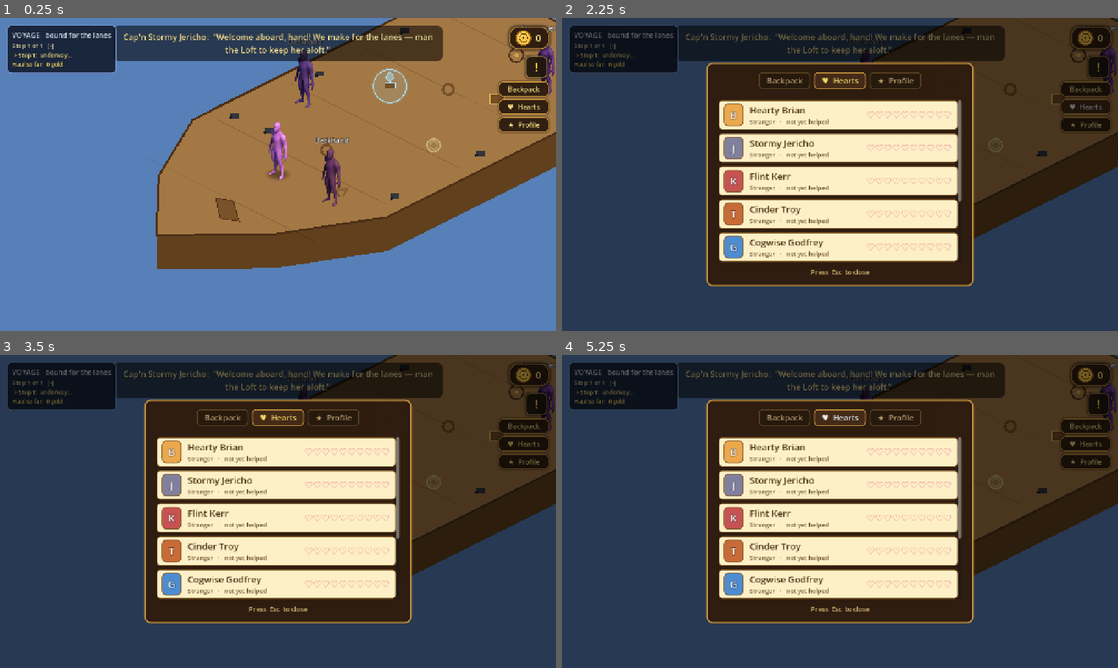
Above: before the commit, frames 1-4 (two rows, left to right).
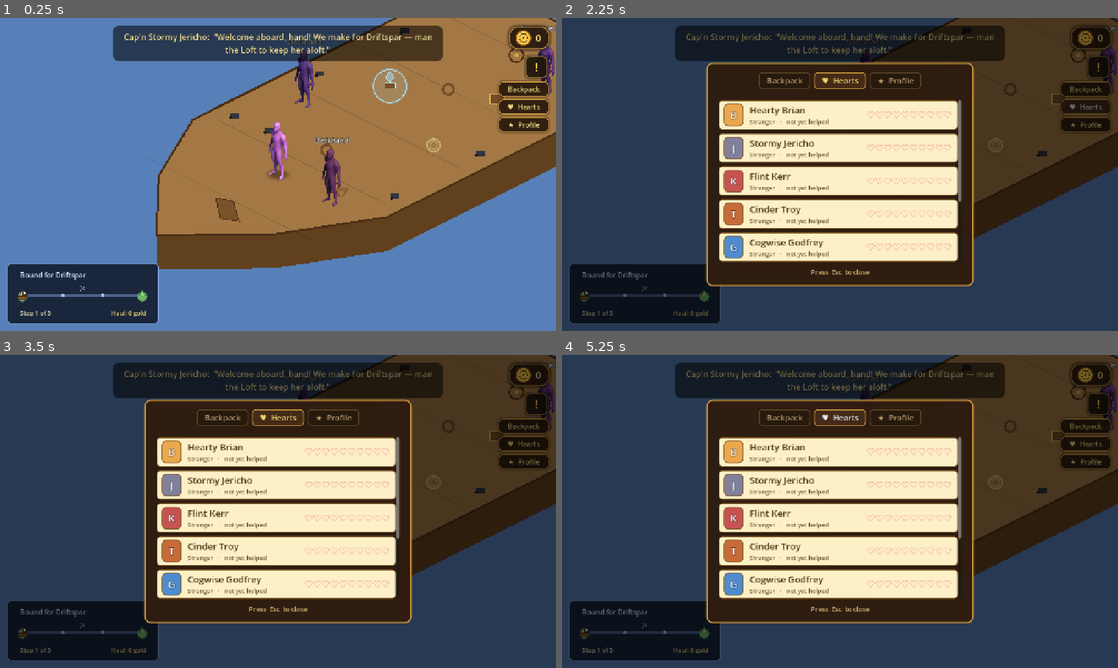
Above: after the commit, the same moments.

Repository: TairoyZone/shivaliva-shanty
Game: Godot game, scene res://levels/ship_deck/ship_deck.tscn
The game is run twice, just before and just after one commit, with the same random seed, the same clock (stepped at 60 frames per second) and the same inputs. This scene is started directly instead of the project's main scene.
Inputs:
- Up to frame 1 (0.25 s): no input
- Up to frame 2 (2.25 s): click "!" at 0.5 s; click "X" at 1.25 s; click "♥ Hearts" at 2 s
- Up to frame 3 (3.5 s): click "★ Profile" at 2.75 s
- Up to frame 4 (5.25 s): click "♥ Hearts" at 3.5 s; click "★ Profile" at 4.25 s; click "♥ Hearts" at 5 s

The runs differ from the first frame. In frame 1, 8.7% of the frame differs, in the area x 1-78%, y 2-98%; in frame 2, 7.8%; in frame 3, 7.8%; in frame 4, 7.8%.

Commit message:
feat(voyage): drawn route chart + encounter-driven Skirmish
Replaces the cramped ASCII text "chart" with a real YPP-style progress
ribbon, and makes boarding fights happen only on ENCOUNTERS (not every stop).

VoyageChart (new drawn component):
- A route line: HOME isle (left, muted) -> waypoint dots -> DESTINATION
  isle (right, vivid), with a little SLOOP that animates its hop forward
  along the line each time a stop clears (animate-everything).
- Crossed-swords mark on each encounter leg: green = beat 'em, orange =
  they fled, faint = still ahead.
- All procedural _draw() (no glyph/ASCII chrome); pinned bottom-left so it
  never collides with the captain banner or the [E] prompt.

Encounter-driven legs (ship_deck + voyages_board + PlayerState):
- pillage_encounters: one entry per leg, pre-rolled on Accept ("" = calm
  sailing, a foe name = a fight). ~half the legs, always >= 1 fight.
- You man the Loft every leg (keeps her aloft); a calm stretch banks modest
  salvage and sails on, an encounter ("a marine cutter off the bow!")
  triggers the boarding Skirmish. Distinct salvage vs booty payouts.
- Running ship_deck.tscn standalone seeds a demo 3-stop route so the chart
  shows its real self.

Adversarial review fixes (3-lens pass):
- resized.connect(queue_redraw) + a size guard so the chart never paints a
  degenerate (0,0) first frame (matches the other _draw Controls).
- _arrived() now drives the glow + interactables so a CALM final leg lands
  the highlight on the disembark plank, not the helm.

Co-Authored-By: Claude Opus 4.8 <noreply@anthropic.com>

Diff:
--- a/autoloads/player_state.gd
+++ b/autoloads/player_state.gd
@@ -253,7 +253,11 @@
 var pillage_destination_scene : String = ""
 var pillage_legs_total : int = 1
 var pillage_leg : int = 0
-var pillage_log : Array = []   # entries: {leg:int, won:bool, lift:int, gold:int}
+var pillage_log : Array = []   # entries: {leg:int, type:"fight"|"calm", won:bool, lift:int, gold:int}
+## One entry PER LEG, pre-rolled on Accept: "" = a calm sailing stretch (salvage only),
+## a non-empty FOE name (e.g. "a marine cutter") = an ENCOUNTER that triggers the boarding
+## Skirmish. So fights happen only when you MEET a ship, never on every stop.
+var pillage_encounters : Array = []
 
 ## Transient: the chosen Skirmish-duel opponent's NPC resource path. Set by the
 ## Spar post's challenge picker; consumed (and cleared) by SkirmishDuel on load.
--- /dev/null
+++ b/interface/voyage_chart/voyage_chart.gd
@@ -0,0 +1,188 @@
+## THE VOYAGE CHART — the YPP-style pillage progress ribbon shown on the [ShipDeck].
+## A drawn route: your HOME isle on the left, the DESTINATION island on the right,
+## waypoint nodes between, and a little SLOOP that sails along the line — animating its
+## hop forward each time a stop is cleared ([[animate-everything-principle]]). Legs that
+## hold an ENCOUNTER carry a crossed-swords mark (green = beat 'em, orange = they fled,
+## faint = still ahead). Placeholder-first procedural _draw() art — no labels-as-chrome,
+## the only text is the destination name + the stop/haul tallies.
+class_name VoyageChart
+extends Control
+
+
+const TRACK_DIM : Color = Color(0.34, 0.42, 0.60, 0.85)
+const TRACK_LIT : Color = Color(0.62, 0.82, 1.0, 1.0)
+const WAYPOINT : Color = Color(0.66, 0.74, 0.88, 1.0)
+const ISLE : Color = Color(0.42, 0.70, 0.40, 1.0)
+const ISLE_PEAK : Color = Color(0.56, 0.82, 0.52, 1.0)
+const ISLE_EDGE : Color = Color(0.22, 0.42, 0.22, 1.0)
+## The HOME isle you set out from — a cooler, muted green (it's behind you now).
+const HOME_ISLE : Color = Color(0.50, 0.58, 0.50, 1.0)
+const HOME_PEAK : Color = Color(0.62, 0.70, 0.60, 1.0)
+const HULL_C : Color = Color(0.52, 0.34, 0.16, 1.0)
+const HULL_EDGE : Color = Color(0.30, 0.19, 0.09, 1.0)
+const SAIL_C : Color = Color(0.96, 0.94, 0.86, 1.0)
+const MAST_C : Color = Color(0.30, 0.19, 0.09, 1.0)
+const SWORD_PEND : Color = Color(0.60, 0.66, 0.78, 0.85)
+const SWORD_WON : Color = Color(0.55, 0.95, 0.58, 1.0)
+const SWORD_LOST : Color = Color(1.0, 0.74, 0.50, 1.0)
+const TEXT_DEST : Color = Color(0.88, 0.94, 1.0, 1.0)
+const TEXT_STOP : Color = Color(0.92, 0.90, 0.70, 1.0)
+const TEXT_HAUL : Color = Color(0.98, 0.86, 0.46, 1.0)
+
+const LM : float = 24.0          # left/right track margins
+const RM : float = 26.0
+const TRACK_Y : float = 62.0
+
+var _dest : String = ""
+var _total : int = 1
+var _done : int = 0
+var _log : Array = []
+var _encounters : Array = []
+var _haul : int = 0
+var _ship_t : float = 0.0        # animated 0..1 along the track (origin → destination)
+var _tw : Tween
+
+
+func _ready() -> void:
+
+	custom_minimum_size = Vector2(326.0, 116.0)
+	mouse_filter = Control.MOUSE_FILTER_IGNORE
+	clip_contents = true
+	# Repaint when the container finishes laying us out (matches the codebase's other
+	# size-dependent _draw Controls) — avoids a degenerate first frame at size (0,0).
+	resized.connect(queue_redraw)
+
+
+# Feed the live route. `animate` slides the sloop from the previous stop to `done`
+# (call it true only right after a leg resolves, so the hop is SHOWN, not popped).
+func set_route(dest: String, total: int, done: int, log: Array, encounters: Array,
+		haul: int, animate: bool) -> void:
+
+	_dest = dest
+	_total = maxi(1, total)
+	_done = done
+	_log = log
+	_encounters = encounters
+	_haul = haul
+	var target : float = clampf(float(done) / float(_total), 0.0, 1.0)
+	if _tw != null and _tw.is_valid():
+		_tw.kill()
+	if animate and done > 0 and is_inside_tree():
+		var from : float = clampf(float(done - 1) / float(_total), 0.0, 1.0)
+		_ship_t = from
+		_tw = create_tween()
+		_tw.tween_method(_set_ship_t, from, target, 0.55) \
+			.set_trans(Tween.TRANS_SINE).set_ease(Tween.EASE_IN_OUT)
+	else:
+		_ship_t = target
+	queue_redraw()
+
+
+func _set_ship_t(v: float) -> void:
+
+	_ship_t = v
+	queue_redraw()
+
+
+# This leg's logged report (or {} if not run yet).
+func _report(leg_i: int) -> Dictionary:
+
+	for r in _log:
+		if int(r.get("leg", -1)) == leg_i:
+			return r
+	return {}
+
+
+func _node_x(i: int) -> float:
+
+	var span : float = size.x - LM - RM
+	return LM + span * float(i) / float(_total)
+
+
+func _draw() -> void:
+
+	if size.x < LM + RM + 8.0:
+		return   # not laid out yet — skip a degenerate (negative-span) frame
+	var font : Font = get_theme_default_font()
+	var x0 : float = LM
+	var ship_x : float = LM + (size.x - LM - RM) * _ship_t
+
+	# Header: where we're bound.
+	if font != null:
+		draw_string(font, Vector2(LM - 6.0, 22.0), "Bound for %s" % _dest,
+			HORIZONTAL_ALIGNMENT_LEFT, -1, 16, TEXT_DEST)
+
+	# The route track — dim ahead, bright behind the sloop.
+	draw_line(Vector2(x0, TRACK_Y), Vector2(size.x - RM, TRACK_Y), TRACK_DIM, 4.0)
+	draw_line(Vector2(x0, TRACK_Y), Vector2(ship_x, TRACK_Y), TRACK_LIT, 4.0)
+
+	# Per-leg encounter marks (crossed swords) at each leg's midpoint above the line.
+	for i in _total:
+		var enc : bool = _is_encounter(i)
+		if not enc:
+			continue
+		var mx : float = (_node_x(i) + _node_x(i + 1)) * 0.5
+		var col : Color = SWORD_PEND
+		var rep : Dictionary = _report(i)
+		if not rep.is_empty():
+			col = SWORD_WON if bool(rep.get("won", false)) else SWORD_LOST
+		_draw_swords(Vector2(mx, TRACK_Y - 16.0), col)
+
+	# Nodes: HOME isle (left, muted) · waypoint dots · DESTINATION isle (right, vivid).
+	_draw_island(Vector2(_node_x(0), TRACK_Y), HOME_ISLE, HOME_PEAK)
+	for i in range(1, _total):
+		draw_circle(Vector2(_node_x(i), TRACK_Y), 4.0, WAYPOINT)
+	_draw_island(Vector2(_node_x(_total), TRACK_Y), ISLE, ISLE_PEAK)
+
+	# The sloop, sailing the line (drawn last so it rides on top).
+	_draw_ship(Vector2(ship_x, TRACK_Y))
+
+	# Footer: stop tally (left) + haul (right).
+	if font != null:
+		var arrived : bool = _done >= _total
+		var stop_txt : String = "Arrived!" if arrived \
+			else "Stop %d of %d" % [mini(_done + 1, _total), _total]
+		draw_string(font, Vector2(LM - 6.0, size.y - 8.0), stop_txt,
+			HORIZONTAL_ALIGNMENT_LEFT, -1, 14, TEXT_STOP)
+		var haul_txt : String = "Haul: %d gold" % _haul
+		draw_string(font, Vector2(0.0, size.y - 8.0), haul_txt,
+			HORIZONTAL_ALIGNMENT_RIGHT, size.x - RM + 8.0, 14, TEXT_HAUL)
+
+
+func _is_encounter(leg_i: int) -> bool:
+
+	if leg_i >= 0 and leg_i < _encounters.size():
+		return String(_encounters[leg_i]) != ""
+	return false
+
+
+func _draw_swords(c: Vector2, col: Color) -> void:
+
+	draw_line(c + Vector2(-5.0, -5.0), c + Vector2(5.0, 5.0), col, 2.0)
+	draw_line(c + Vector2(5.0, -5.0), c + Vector2(-5.0, 5.0), col, 2.0)
+
+
+func _draw_island(c: Vector2, base: Color, peak_col: Color) -> void:
+
+	# A little landmass with a peak — both ends of the route are islands (home + destination).
+	draw_circle(c + Vector2(0.0, 3.0), 11.0, base)
+	draw_arc(c + Vector2(0.0, 3.0), 11.0, 0.0, TAU, 24, ISLE_EDGE, 1.6)
+	var peak : PackedVector2Array = PackedVector2Array([
+		c + Vector2(-7.0, 1.0), c + Vector2(0.0, -13.0), c + Vector2(7.0, 1.0)])
+	draw_colored_polygon(peak, peak_col)
+	draw_polyline(peak, ISLE_EDGE, 1.4)
+
+
+func _draw_ship(c: Vector2) -> void:
+
+	# Hull (a small boat), a mast, and a sail bellied toward travel (rightward).
+	var hull : PackedVector2Array = PackedVector2Array([
+		c + Vector2(-11.0, 1.0), c + Vector2(11.0, 1.0),
+		c + Vector2(7.0, 9.0), c + Vector2(-7.0, 9.0)])
+	draw_colored_polygon(hull, HULL_C)
+	draw_polyline(hull + PackedVector2Array([hull[0]]), HULL_EDGE, 1.4)
+	draw_line(c + Vector2(0.0, 1.0), c + Vector2(0.0, -13.0), MAST_C, 2.0)
+	var sail : PackedVector2Array = PackedVector2Array([
+		c + Vector2(1.0, -12.0), c + Vector2(11.0, -1.0), c + Vector2(1.0, -1.0)])
+	draw_colored_polygon(sail, SAIL_C)
+	draw_polyline(sail + PackedVector2Array([sail[0]]), HULL_EDGE, 1.0)
--- a/interface/voyages_board/voyages_board.gd
+++ b/interface/voyages_board/voyages_board.gd
@@ -18,6 +18,28 @@
 ## Direct paid passage to the nearest island (skips the pillage) — the "fare" alternative to
 ## jobbing a crew. Cheap: it's just a ride, where pillaging EARNS gold.
 const FARE_GOLD : int = 20
+## Sky-foes you might MEET en route. A pillage only fights when you ENCOUNTER a ship — most
+## stretches are calm sailing — so the encounters are pre-rolled here per offer (~half the
+## legs, always at least one) and shown on the deck's voyage chart.
+const FOES : Array = ["a sky-brigand sloop", "a marine cutter", "a band of sky-marauders", "a corsair brig"]
+const ENCOUNTER_CHANCE : float = 0.5
+
+
+# Roll which legs hold an encounter: "" = calm, a foe name = a fight. At least one fight
+# per voyage (else the run has no boarding at all).
+func _roll_encounters(legs: int) -> Array:
+
+	var enc : Array = []
+	var any : bool = false
+	for i in legs:
+		if randf() < ENCOUNTER_CHANCE:
+			enc.append(FOES[randi() % FOES.size()])
+			any = true
+		else:
+			enc.append("")
+	if not any and legs > 0:
+		enc[legs - 1] = FOES[randi() % FOES.size()]
+	return enc
 
 
 # The nearest OTHER island from where the player launched (the helm stored that in
@@ -138,10 +160,16 @@
 		crew["destination"] = dest["name"]
 		crew["dest_scene"] = dest["scene"]
 		crew["legs"] = LEGS_MIN + randi() % (LEGS_MAX - LEGS_MIN + 1)
+		crew["encounters"] = _roll_encounters(int(crew["legs"]))
+	var fights : int = 0
+	for e in crew["encounters"]:
+		if String(e) != "":
+			fights += 1
 	_content.add_child(_make_title("JOBBING INVITE"))
 	_content.add_child(_make_caption(
-		"%s has offered ye a temporary jobbing position with '%s' aboard the %s — a run to %s (%d stops) for a %d%% cut of the booty." % [
-		crew["captain"], crew["crew"], crew["ship"], String(crew["destination"]), int(crew["legs"]), int(crew["cut"])]))
+		"%s has offered ye a temporary jobbing position with '%s' aboard the %s — a run to %s (%d stops, ~%d likely scrap%s) for a %d%% cut of the booty." % [
+		crew["captain"], crew["crew"], crew["ship"], String(crew["destination"]),
+		int(crew["legs"]), fights, "" if fights == 1 else "s", int(crew["cut"])]))
 	var accept : Button = _make_button("Accept — board the ship", Color(0.80, 1.0, 0.66, 1.0))
 	accept.pressed.connect(_on_accept.bind(crew))
 	_content.add_child(accept)
@@ -159,6 +187,7 @@
 	PlayerState.pillage_destination = String(crew.get("destination", "Driftspar"))
 	PlayerState.pillage_destination_scene = String(crew.get("dest_scene", ""))
 	PlayerState.pillage_legs_total = int(crew.get("legs", 3))
+	PlayerState.pillage_encounters = crew.get("encounters", [])
 	PlayerState.pillage_leg = 0
 	PlayerState.pillage_log = []
 	PlayerState.pillage_phase = 0
--- a/levels/ship_deck/ship_deck.gd
+++ b/levels/ship_deck/ship_deck.gd
@@ -32,6 +32,11 @@
 const BOOTY_LOSS_DIV : int = 14
 const BOOTY_LOSS_CAP : int = 24
 const SEED_CAP : int = 3
+## A CALM stretch (no ship met) pays only modest SALVAGE, scaled to how well you flew the
+## Loft — so calm legs still reward good sailing, but a fight is worth far more.
+const SALVAGE_PER_LIFT_DIV : int = 10
+const SALVAGE_MIN : int = 8
+const SALVAGE_CAP : int = 40
 
 ## Iso deck grid (tiles) + tile size (2:1, matching the iso Player). Big, so the
 ## Player is a small figure on a roomy deck (stations don't overlap).
@@ -78,7 +83,8 @@
 var _active : String = ""
 var _prompt : Label
 var _captain_label : Label
-var _chart_box : VBoxContainer   # the voyage chart's content (rebuilt by _refresh_chart)
+var _chart : VoyageChart         # the drawn voyage progress ribbon
+var _advanced_this_load : bool = false   # set when a leg resolves this load → animate the chart hop
 
 
 # Iso projection, centred so the deck middle sits on the world origin.
@@ -92,6 +98,7 @@
 func _ready() -> void:
 
 	pirate_spawn_position = _iso(SPAWN_G.x, SPAWN_G.y)
+	_seed_demo_route_if_unset()
 	super._ready()                 # spawns the Player under YSortNode2D (normal camera)
 	_add_hull_collision()
 	_add_crew()
@@ -100,13 +107,34 @@
 	queue_redraw()
 
 
+# Entered standalone (running ship_deck.tscn directly, with no route laid in at the
+# Voyages board)? Lay in a representative demo route so the chart + encounters still
+# show their real selves. A real jobbed voyage always arrives with legs_total >= 2.
+func _seed_demo_route_if_unset() -> void:
+
+	if PlayerState.pillage_legs_total > 1 or not PlayerState.pillage_destination.is_empty() \
+			or not PlayerState.pillage_log.is_empty():
+		return
+	PlayerState.pillage_destination = "Driftspar"
+	PlayerState.pillage_destination_scene = "res://levels/frontier_isle/frontier_isle.tscn"
+	PlayerState.pillage_legs_total = 3
+	PlayerState.pillage_leg = 0
+	PlayerState.pillage_log = []
+	PlayerState.pillage_encounters = ["", "a marine cutter", ""]
+
+
 # --- Pillage phase ----------------------------------------------------
 
 func _setup_phase() -> void:
 
 	match PlayerState.pillage_phase:
 		1:
-			_say("Brigand off the bow! To arms — get to the helm and board 'em!")
+			# Back from the Loft. If a ship's out there, sound the boarding; if the skies
+			# are clear, this was just a calm stretch — bank the salvage and sail on.
+			if _is_encounter_leg(PlayerState.pillage_leg):
+				_say("Sail ho — %s off the bow! Get to the helm and board 'em!" % _foe_name(PlayerState.pillage_leg))
+			else:
+				_resolve_calm()
 		2:
 			_resolve_boarding()
 		_:
@@ -117,6 +145,7 @@
 	_refresh_chart()
 
 
+# Back from the boarding Skirmish on an encounter leg → tally booty + report it.
 func _resolve_boarding() -> void:
 
 	var won : bool = PlayerState.last_skirmish_won
@@ -131,33 +160,37 @@
 		cut = clampi(lift / BOOTY_LOSS_DIV, 0, BOOTY_LOSS_CAP)
 	if cut > 0:
 		PlayerState.add_coins(cut)
-	# Log this stop's job report (drives the voyage chart), then sail on or arrive.
-	PlayerState.pillage_log.append({"leg": PlayerState.pillage_leg, "won": won, "lift": lift, "gold": cut})
+	var line : String = ("We sent 'em running — %d gold for the cut!" % cut) if won \
+		else ("They slipped our grapple — %d gold salvaged." % cut)
+	_finish_leg({"leg": PlayerState.pillage_leg, "type": "fight", "won": won, "lift": lift, "gold": cut}, line)
+
+
+# A calm stretch (no ship met) — bank modest salvage scaled to how well the Loft was flown.
+func _resolve_calm() -> void:
+
+	var lift : int = PlayerState.last_loft_lift
+	@warning_ignore("integer_division")
+	var cut : int = clampi(lift / SALVAGE_PER_LIFT_DIV, SALVAGE_MIN, SALVAGE_CAP)
+	if cut > 0:
+		PlayerState.add_coins(cut)
+	_finish_leg({"leg": PlayerState.pillage_leg, "type": "calm", "won": true, "lift": lift, "gold": cut},
+		"Clear skies — a fair stretch. %d gold in salvage." % cut)
+
+
+# Log this stop's report (drives the chart), then either sail on to the next leg or, if this
+# was the last stop, arrive at the destination island (a completed voyage → First Voyage).
+func _finish_leg(entry: Dictionary, outcome_line: String) -> void:
+
+	PlayerState.pillage_log.append(entry)
+	_advanced_this_load = true   # the chart should SHOW the sloop hop on this load
 	if PlayerState.pillage_leg >= PlayerState.pillage_legs_total - 1:
-		_arrive(won, cut)
+		PlayerState.frontier_unlocked = true
+		_say("%s  %s dead ahead — voyage's end! Total haul: %d gold. Take the plank to make port." % [
+			outcome_line, _destination(), _voyage_total_gold()])
 	else:
-		_advance_leg(won, cut)
-
-
-# A stop cleared with more route to run: roll on — the Loft goes live again for the next leg.
-func _advance_leg(won: bool, cut: int) -> void:
-
-	PlayerState.pillage_leg += 1
-	PlayerState.pillage_phase = 0
-	var outcome : String = ("We sent 'em running — %d gold for the cut!" % cut) if won \
-		else ("They slipped our grapple — %d gold salvaged." % cut)
-	_say("%s Next stretch toward %s — man the Loft, hand." % [outcome, _destination()])
-
-
-# Last stop done — the destination island is in sight. A maiden voyage completed (First
-# Voyage trophy). Take the plank to disembark THERE (not home).
-func _arrive(won: bool, cut: int) -> void:
-
-	PlayerState.frontier_unlocked = true
-	var outcome : String = ("We sent 'em running — %d gold!" % cut) if won \
-		else ("They slipped us — %d gold salvaged." % cut)
-	_say("%s %s dead ahead — voyage's end! Total haul: %d gold. Take the plank to make port." % [
-		outcome, _destination(), _voyage_total_gold()])
+		PlayerState.pillage_leg += 1
+		PlayerState.pillage_phase = 0
+		_say("%s  Next stretch toward %s — man the Loft, hand." % [outcome_line, _destination()])
 
 
 func _voyage_total_gold() -> int:
@@ -168,18 +201,32 @@
 	return t
 
 
-# This stop's logged report, or {} if it hasn't been run yet.
-func _leg_report(leg_i: int) -> Dictionary:
-
-	for r in PlayerState.pillage_log:
-		if int(r.get("leg", -1)) == leg_i:
-			return r
-	return {}
+# The whole route is run — the destination island is reached; only the plank remains.
+func _arrived() -> bool:
+
+	return PlayerState.pillage_log.size() >= PlayerState.pillage_legs_total
 
 
 func _destination() -> String:
 
 	return PlayerState.pillage_destination if not PlayerState.pillage_destination.is_empty() else "the lanes"
+
+
+# Does this leg hold an encounter (a ship to board)? "" in the pre-rolled list = calm sailing.
+func _is_encounter_leg(leg_i: int) -> bool:
+
+	var enc : Array = PlayerState.pillage_encounters
+	if leg_i >= 0 and leg_i < enc.size():
+		return String(enc[leg_i]) != ""
+	return false   # no roll (shouldn't happen on a real voyage) → treat as calm
+
+
+func _foe_name(leg_i: int) -> String:
+
+	var enc : Array = PlayerState.pillage_encounters
+	if leg_i >= 0 and leg_i < enc.size() and String(enc[leg_i]) != "":
+		return String(enc[leg_i])
+	return "a sky-brigand"
 
 
 # --- Interactions (self-contained: proximity + E) --------------------
@@ -228,9 +275,14 @@
 
 	# The plank (disembark) is ALWAYS available — you can leave the ship any time.
 	var plank : Array = ["plank", _iso(PLANK_G.x, PLANK_G.y)]
+	if _arrived():
+		return [plank]   # voyage's end — the plank is all that's left
 	match PlayerState.pillage_phase:
 		1:
-			return [["board", _iso(HELM_G.x, HELM_G.y)], plank]
+			# Only an encounter leg parks here with a ship to board (calm legs auto-resolve).
+			if _is_encounter_leg(PlayerState.pillage_leg):
+				return [["board", _iso(HELM_G.x, HELM_G.y)], plank]
+			return [plank]
 		2:
 			return [plank]
 		_:
@@ -273,7 +325,7 @@
 
 	PlayerState.pillage_phase = 0
 	# Finished the route → step off at the DESTINATION island; bailed mid-voyage → back home.
-	var arrived : bool = PlayerState.pillage_log.size() >= PlayerState.pillage_legs_total
+	var arrived : bool = _arrived()
 	var target : String = ""
 	if arrived and not PlayerState.pillage_destination_scene.is_empty():
 		target = PlayerState.pillage_destination_scene
@@ -343,14 +395,21 @@
 	cs.set_corner_radius_all(10)
 	cs.set_content_margin_all(12)
 	chart_panel.add_theme_stylebox_override("panel", cs)
+	# Pin to the BOTTOM-LEFT, clear of the captain banner (top) and the [E] prompt
+	# (bottom-centre). Auto-sizes to content, growing up/right from the corner.
+	chart_panel.anchor_left = 0.0
+	chart_panel.anchor_right = 0.0
+	chart_panel.anchor_top = 1.0
+	chart_panel.anchor_bottom = 1.0
+	chart_panel.grow_horizontal = Control.GROW_DIRECTION_END
+	chart_panel.grow_vertical = Control.GROW_DIRECTION_BEGIN
 	chart_panel.offset_left = 16.0
-	chart_panel.offset_top = 16.0
+	chart_panel.offset_bottom = -16.0
 	chart_panel.mouse_filter = Control.MOUSE_FILTER_IGNORE
 	layer.add_child(chart_panel)
-	_chart_box = VBoxContainer.new()
-	_chart_box.add_theme_constant_override("separation", 3)
-	chart_panel.add_child(_chart_box)
-	_refresh_chart()
+	_chart = VoyageChart.new()
+	chart_panel.add_child(_chart)
+	# (populated by _setup_phase → _refresh_chart, which runs right after _build_ui)
 
 
 func _say(line: String) -> void:
@@ -359,60 +418,14 @@
 		_captain_label.text = "Cap'n %s:  \"%s\"" % [_captain_name(), line]
 
 
-# Repaint the voyage chart from the live route + job log.
+# Feed the live route into the drawn chart. Animates the sloop hop only when a leg just
+# resolved this load (_advanced_this_load) — a fresh board / man-the-Loft return sits still.
 func _refresh_chart() -> void:
 
-	if _chart_box == null:
+	if _chart == null:
 		return
-	for c in _chart_box.get_children():
-		c.queue_free()
-	var total : int = maxi(1, PlayerState.pillage_legs_total)
-	var done : int = PlayerState.pillage_log.size()
-	var arrived : bool = done >= total
-	_chart_box.add_child(_chart_label("VOYAGE   bound for %s" % _destination(), 16, Color(0.86, 0.92, 1.0, 1.0)))
-	var head : String = ("ARRIVED   %s" % _progress_bar(done, total)) if arrived \
-		else ("Stop %d of %d   %s" % [done + 1, total, _progress_bar(done, total)])
-	_chart_box.add_child(_chart_label(head, 14, Color(0.92, 0.90, 0.70, 1.0)))
-	for i in total:
-		var rep : Dictionary = _leg_report(i)
-		var line : String
-		var col : Color
-		if not rep.is_empty():
-			if bool(rep.get("won", false)):
-				line = "   Stop %d:  beat 'em   +%d gold" % [i + 1, int(rep.get("gold", 0))]
-				col = Color(0.72, 1.0, 0.74, 1.0)
-			else:
-				line = "   Stop %d:  they fled   +%d gold" % [i + 1, int(rep.get("gold", 0))]
-				col = Color(1.0, 0.82, 0.70, 1.0)
-		elif i == done and not arrived:
-			line = " > Stop %d:  underway..." % (i + 1)
-			col = Color(0.98, 0.92, 0.58, 1.0)
-		else:
-			line = "   Stop %d:  ahead" % (i + 1)
-			col = Color(0.64, 0.70, 0.80, 1.0)
-		_chart_box.add_child(_chart_label(line, 13, col))
-	_chart_box.add_child(_chart_label("Haul so far:  %d gold" % _voyage_total_gold(), 13, Color(0.96, 0.86, 0.46, 1.0)))
-
-
-# A bracketed ASCII progress bar — done legs filled, the rest empty. Font-safe.
-func _progress_bar(filled: int, total: int) -> String:
-
-	var bar : String = ""
-	for i in total:
-		bar += "#" if i < filled else "-"
-	return "[%s]" % bar
-
-
-func _chart_label(text: String, size: int, color: Color) -> Label:
-
-	var l : Label = Label.new()
-	l.text = text
-	l.add_theme_font_size_override("font_size", size)
-	l.add_theme_color_override("font_color", color)
-	l.add_theme_color_override("font_outline_color", Color(0, 0, 0, 0.7))
-	l.add_theme_constant_override("outline_size", 2)
-	l.mouse_filter = Control.MOUSE_FILTER_IGNORE
-	return l
+	_chart.set_route(_destination(), PlayerState.pillage_legs_total, PlayerState.pillage_log.size(),
+		PlayerState.pillage_log, PlayerState.pillage_encounters, _voyage_total_gold(), _advanced_this_load)
 
 
 # The captain you jobbed onto at the [VoyagesBoard] (falls back to Jericho when
@@ -486,6 +499,8 @@
 # World position of the station active this phase (the one that glows).
 func _active_world_pos() -> Vector2:
 
+	if _arrived():
+		return _iso(PLANK_G.x, PLANK_G.y)   # glow the plank on arrival, however the last leg ended
 	match PlayerState.pillage_phase:
 		1:
 			return _iso(HELM_G.x, HELM_G.y)
Not shown, added: interface/voyage_chart/voyage_chart.gd.uid
